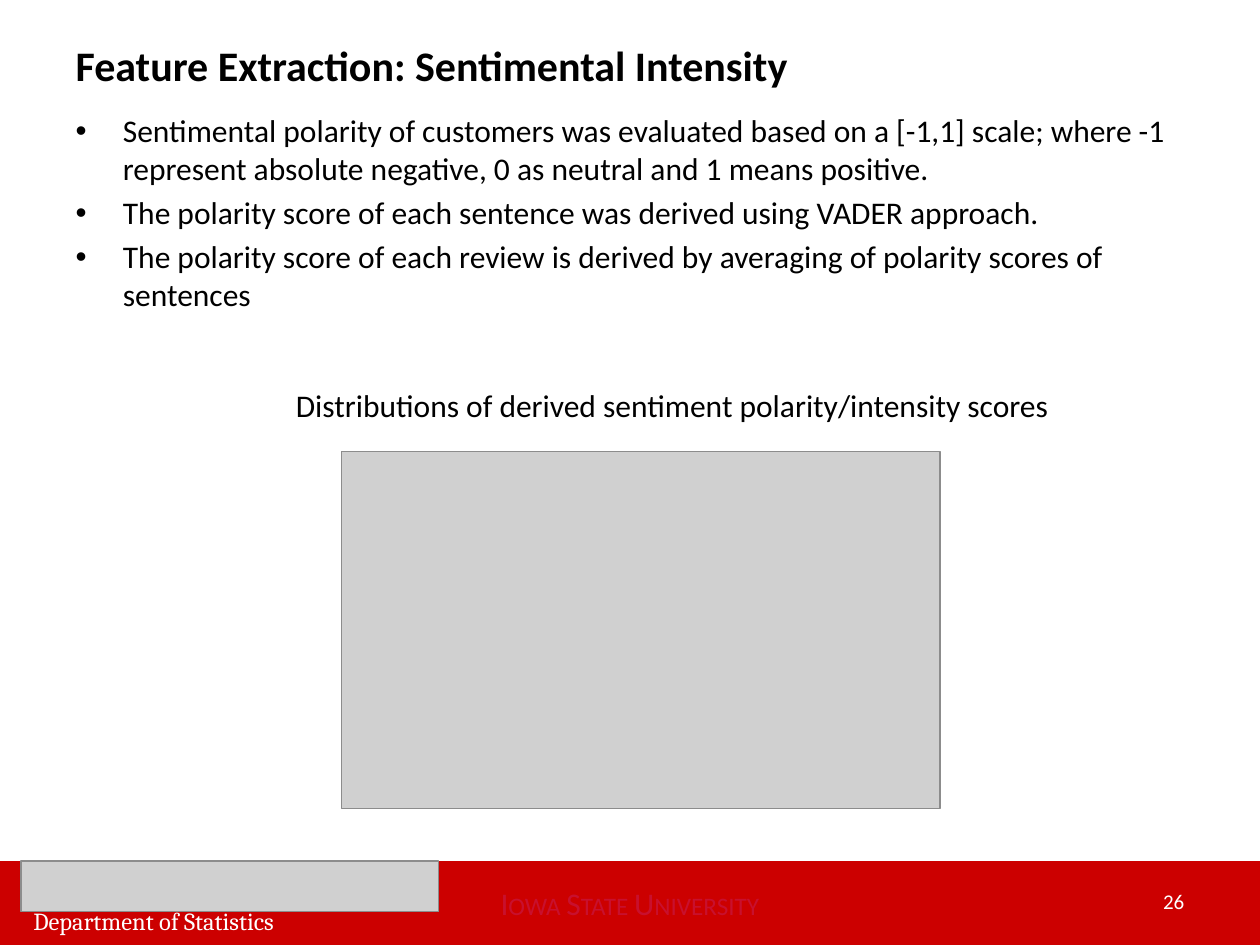
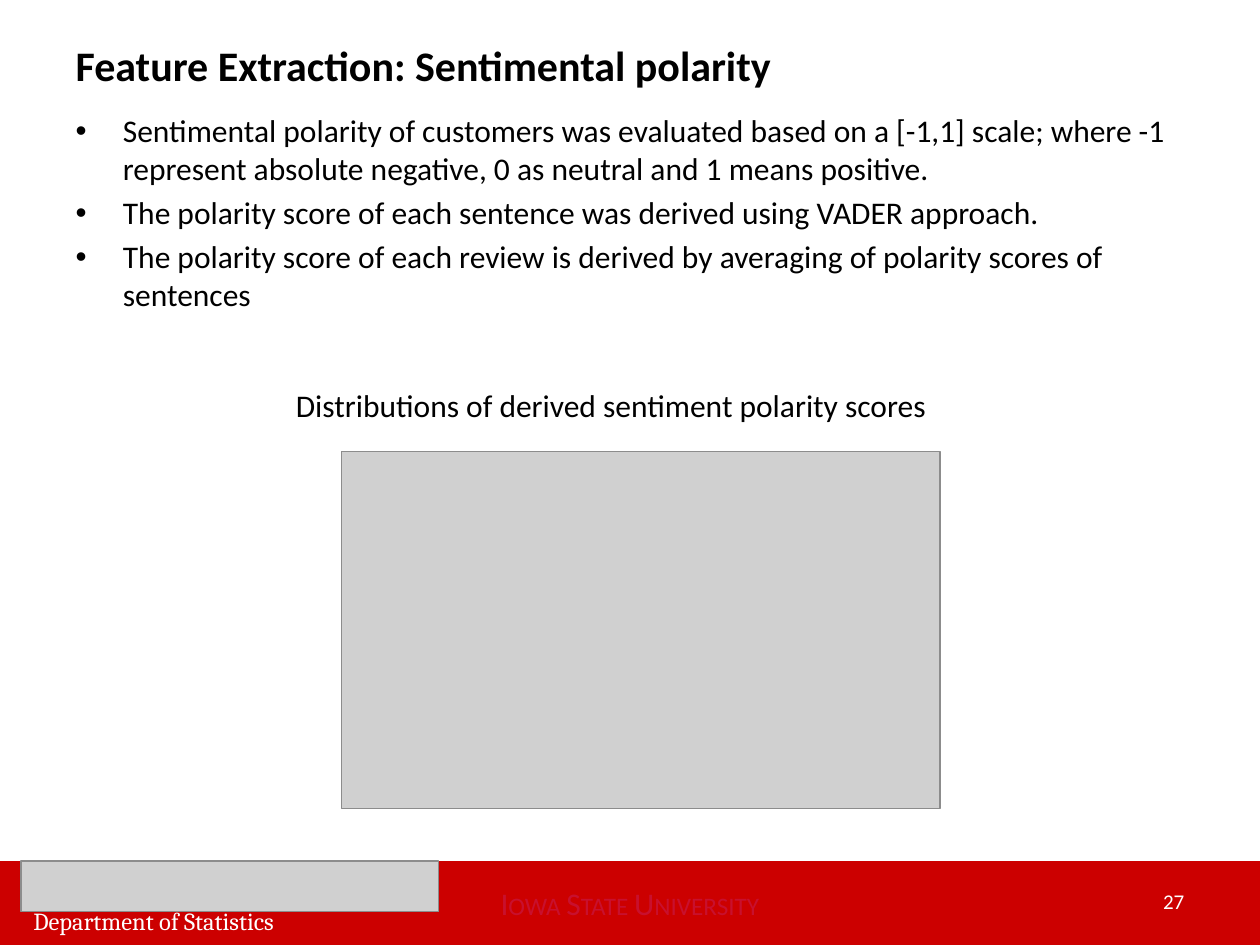
Before and after one commit to huwei95/Yelp_Text_Mining, a slide deck: slide 27 of Wei Hu Master of Statistics Final Oral Exam Apr 12.pptx (slide 26 before the commit). Drawn at 1260x945 pixels with LibreOffice and Linux fonts; fonts in the diff are those of the drawing; grey boxes stand for pictures. Boxes give left, top, right and bottom in pixels: in the first picture for what was removed or moved away, otherwise in the second. Text is boxed around its words. In the diff, an @@ line names an element or a change of style, - is before the commit and + after.

```diff
--- a/Wei Hu Master of Statistics Final Oral Exam Apr 12.pptx
+++ b/Wei Hu Master of Statistics Final Oral Exam Apr 12.pptx
@@ title at (76, 51, 771, 88): text changed @@
-Feature Extraction: Sentimental Intensity
+Feature Extraction: Sentimental polarity
@@ text at (296, 395, 925, 422): text changed @@
-Distributions of derived sentiment polarity/intensity scores
+Distributions of derived sentiment polarity scores
@@ page number at (1163, 895, 1184, 909): text changed @@
-26
+27
```
Also in this commit, not shown: 16 other slides changed, 3 slides added, 1 slide removed.
